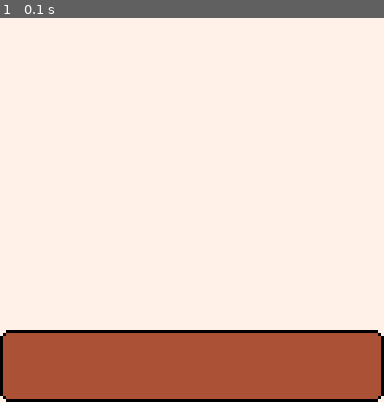
Above: before the commit, frame 1.
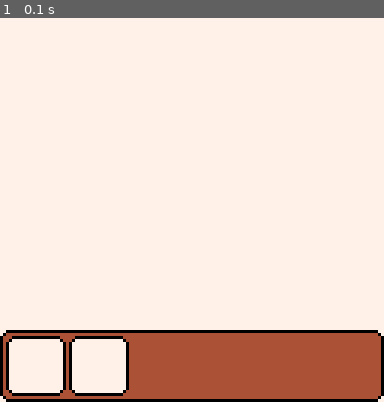
Above: after the commit, the same moment.

Repository: ditrytus/coffee-central
Game: PICO-8 cartridge carts/coffee-central.p8
The game is run twice, just before and just after one commit, with the same random seed, the same clock (stepped at 60 frames per second) and the same inputs.
Inputs:
- Up to frame 1 (0.1 s): no input

The runs differ from the first frame. In frame 1, 4.7% of the frame differs, in the area x 1-34%, y 82-99%.

Commit message:
Added two sub-panels.

Diff:
--- a/carts/coffee-central.p8
+++ b/carts/coffee-central.p8
@@ -7,6 +7,7 @@
 -- SYSTEM FUNCTIONS
 
 function _init()
+ initMenu();
 end
 
 function _update()
@@ -21,11 +22,30 @@
  cls(white);
 end
 
+-- MENU
+
+menuRect = {};
+coffeePanelRect = {};
+handPanelRect = {};
+
+function initMenu()
+ menuRect = gridToScreen({x = 0, y = 13, width = 16, height = 3});
+
+ coffeePanelPadding = 2;
+ coffeePanelRect = {
+  x = menuRect.x + coffeePanelPadding,
+  y = menuRect.y + coffeePanelPadding,
+  width = rectY2(menuRect) - menuRect.y - coffeePanelPadding * 2 + 1,
+  height = rectY2(menuRect) - menuRect.y - coffeePanelPadding * 2 + 1
+ };
+
+ handPanelRect = moveRect(coffeePanelRect, coffeePanelRect.width + 1, 0);
+end
+
 function drawMenu()
- menuRect = gridToScreen({x=0, y=13, width=16, height=3});
- palt(0, false);
  roundRect(menuRect, 3, black, brown);
- palt();
+ roundRect(coffeePanelRect, 3, black, white);
+ roundRect(handPanelRect, 3, black, white);
 end
 
 -- GLOBAL CONSTANTS
@@ -68,6 +88,15 @@
 end
 
 -- RECTANGLES
+
+function moveRect(rectangle, x, y)
+ return {
+  x = rectangle.x + x,
+  y = rectangle.y + y,
+  width = rectangle.width,
+  height = rectangle.height
+ };
+end
 
 function roundRectData(rectangle, rad)
  return {
@@ -141,12 +170,20 @@
  rrect(rectangle, borderColor);
 end
 
+function rectX2(rectangle)
+ return rectangle.x + rectangle.width - 1;
+end
+
+function rectY2(rectangle)
+ return rectangle.y + rectangle.height - 1;
+end
+
 function rrectfill(rectangle, color)
  rectfill(
   rectangle.x,
   rectangle.y,
-  rectangle.x + rectangle.width - 1,
-  rectangle.y + rectangle.height - 1,
+  rectX2(rectangle),
+  rectY2(rectangle),
   color);
 end
 
@@ -154,8 +191,8 @@
  rect(
   rectangle.x,
   rectangle.y,
-  rectangle.x + rectangle.width - 1,
-  rectangle.y + rectangle.height - 1,
+  rectX2(rectangle),
+  rectY2(rectangle),
   color);
 end
 __gfx__
